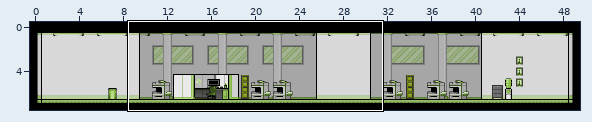
One commit to this Tiled map: assets/Prueba_Mapa/mapa_planta_2_verde.tmx. The picture above shows the old version from afar; the outline marks the close-up.
Close-up. The starting point:
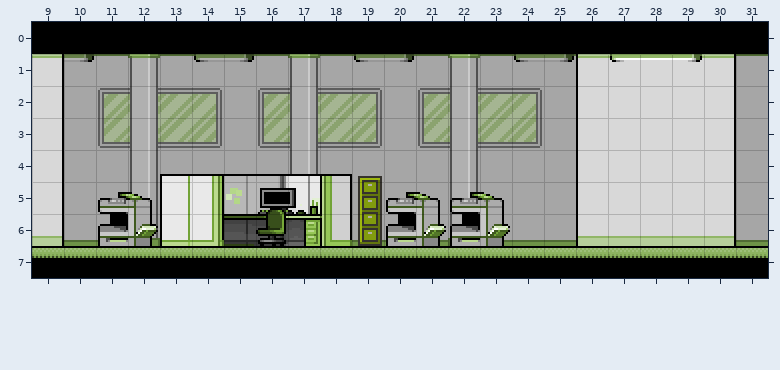
Cells are 16x16 px. Shown: x 9..31, y 0..7.
The same view after the edit:
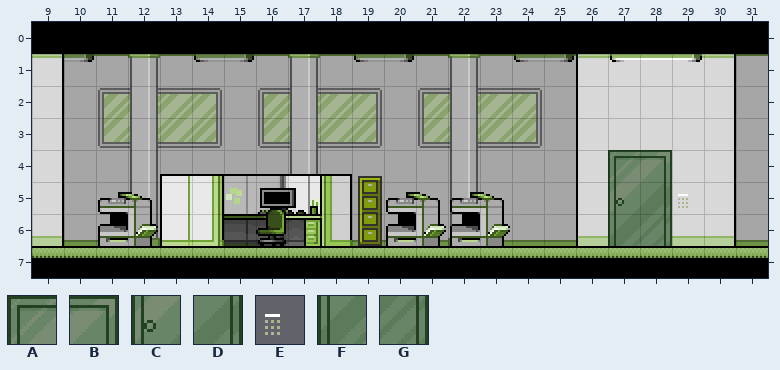
Key: from "green_door": A 0, B 1, C 3, D 4, E 5, F 6, G 7.
_ is an empty cell.
Author's note on the commit: comienzo mision planta 4
Change:
Layer "Furniture":
y 4: x 27..28 __ -> AB
y 5: x 27..29 ___ -> CDE
y 6: x 27..28 __ -> FG
